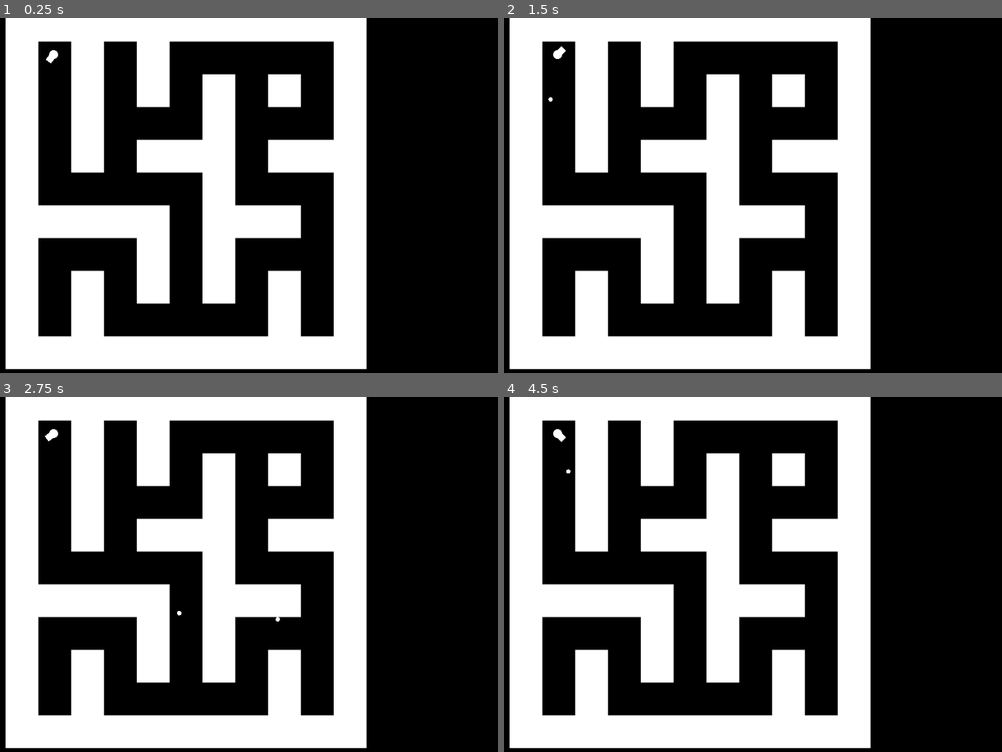
Above: before the commit, frames 1-4 (two rows, left to right).
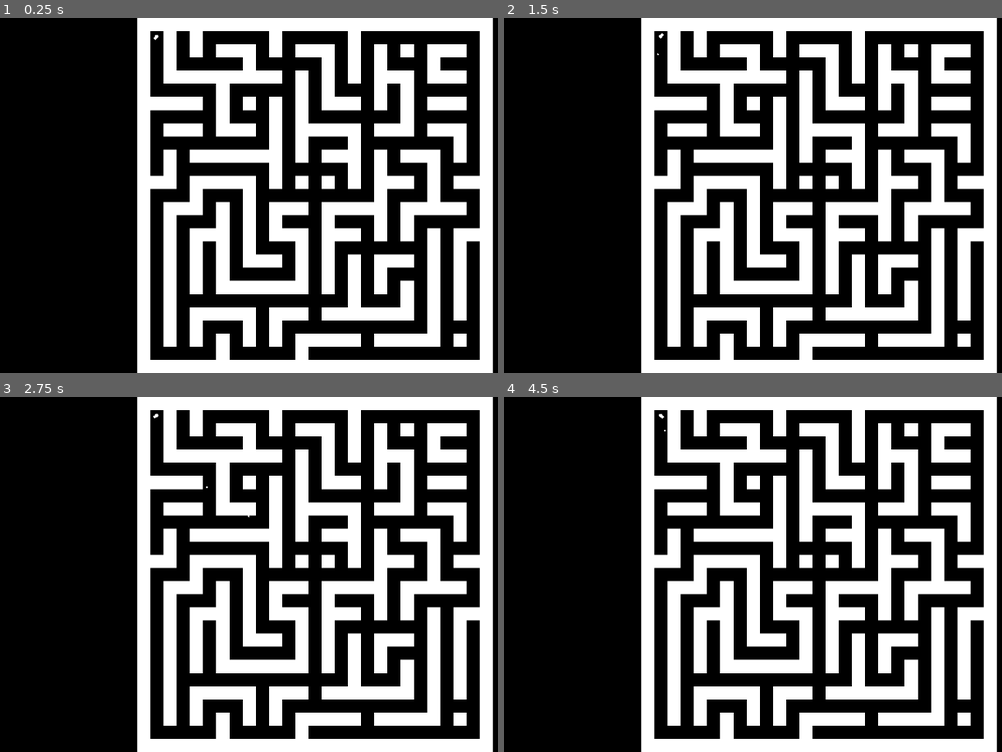
Above: after the commit, the same moments.

Repository: Christmas-Missionary/one_button_2024
Game: Godot game, scene res://src/main.tscn
Same seed, same stepped clock (60 frames per second), same inputs: the game is played once before the commit and once after it.
Inputs:
- Up to frame 1 (0.25 s): no input
- Up to frame 2 (1.5 s): tap Enter at 0.5 s; hold Space (OneButton) 0.53-1.28 s; tap Space (OneButton) at 1.35 s
- Up to frame 3 (2.75 s): hold Space (OneButton) from 2.03 s (still down)
- Up to frame 4 (4.5 s): release Space (OneButton) at 2.78 s; tap Space (OneButton) at 2.85, 4.35 s; hold Space (OneButton) 3.53-4.28 s

The runs differ from the first frame. In frame 1, 53% of the frame differs, in the area x 0-100%, y 0-100%; in frame 2, 53%; in frame 3, 53%; in frame 4, 53%.

Commit message:
Camera can be adjusted to maze size

Diff:
--- /dev/null
+++ b/src/camera_2d.gd
@@ -0,0 +1,17 @@
+extends Camera2D
+
+func _ready() -> void:
+	adjust_camera()
+
+func adjust_camera():
+	const INIT_SIZE: Vector2 = Vector2(650, 650)
+	var maze: = $/root/Main/TileMapLayer as Maze
+	var tile_size: int = maze.tile_set.tile_size.x # tile_size.y must be the same
+	var maze_size: Vector2 = Vector2(maze.x_dim + 2, maze.y_dim + 2) * tile_size
+	zoom = INIT_SIZE / maze_size
+	var center_cell: Vector2i = Vector2i(maze.x_dim, maze.y_dim) / 2
+	#center_cell.y -= 1
+	global_position = maze.to_global(maze.map_to_local(center_cell))
+
+func _process(delta: float) -> void:
+	adjust_camera()
--- a/src/main.tscn
+++ b/src/main.tscn
@@ -1,9 +1,10 @@
-[gd_scene load_steps=7 format=3 uid="uid://dh60k1irknwn4"]
+[gd_scene load_steps=8 format=3 uid="uid://dh60k1irknwn4"]
 
 [ext_resource type="Texture2D" uid="uid://h2aesnll3gfw" path="res://assets/images/block.png" id="1_4rcel"]
 [ext_resource type="PackedScene" uid="uid://b7ismxwl2or44" path="res://src/player.tscn" id="1_qd62x"]
 [ext_resource type="Script" path="res://src/maze_gen.gd" id="2_66nrs"]
 [ext_resource type="PackedScene" uid="uid://bc1ucrs01aewx" path="res://src/target.tscn" id="3_sv1xn"]
+[ext_resource type="Script" path="res://src/camera_2d.gd" id="4_lbohn"]
 
 [sub_resource type="TileSetAtlasSource" id="TileSetAtlasSource_ocu0t"]
 texture = ExtResource("1_4rcel")
@@ -29,8 +30,7 @@
 metadata/_edit_lock_ = true
 
 [node name="Camera2D" type="Camera2D" parent="."]
-position = Vector2(253, 141)
-zoom = Vector2(2, 2)
+script = ExtResource("4_lbohn")
 
 [node name="Target" parent="." instance=ExtResource("3_sv1xn")]
 position = Vector2(22, -12)
--- a/src/maze_gen.gd
+++ b/src/maze_gen.gd
@@ -1,22 +1,23 @@
 extends TileMapLayer
+class_name Maze
 
-const _Y_DIM: int = 9
-const _X_DIM: int = 9
+var y_dim: int = 25
+var x_dim: int = 25
 
 func _can_move_to(current: Vector2i) -> bool:
-	const _MAZE_RECT: Rect2i = Rect2i(Vector2i.ZERO, Vector2i(_X_DIM, _Y_DIM))
+	var _MAZE_RECT: Rect2i = Rect2i(Vector2i.ZERO, Vector2i(x_dim, y_dim))
 	return _MAZE_RECT.has_point(current) and get_cell_atlas_coords(current) != Vector2i.ZERO
 
 func _ready() -> void:
 	# place_border
-	for y in range(-1, _Y_DIM):
+	for y in range(-1, y_dim):
 		set_cell(Vector2i(-1, y), 0, Vector2i.ZERO)
-	for x in range(-1, _X_DIM):
+	for x in range(-1, x_dim):
 		set_cell(Vector2i(x, -1), 0, Vector2i.ZERO)
-	for y in range(-1, _Y_DIM + 1):
-		set_cell(Vector2i(_X_DIM, y), 0, Vector2i.ZERO)
-	for x in range(-1, _X_DIM + 1):
-		set_cell(Vector2i(x, _Y_DIM), 0, Vector2i.ZERO)
+	for y in range(-1, y_dim + 1):
+		set_cell(Vector2i(x_dim, y), 0, Vector2i.ZERO)
+	for x in range(-1, x_dim + 1):
+		set_cell(Vector2i(x, y_dim), 0, Vector2i.ZERO)
 
 	# Generate inside of maze
 	var fringe: Array[Vector2i] = [Vector2i.ZERO]
